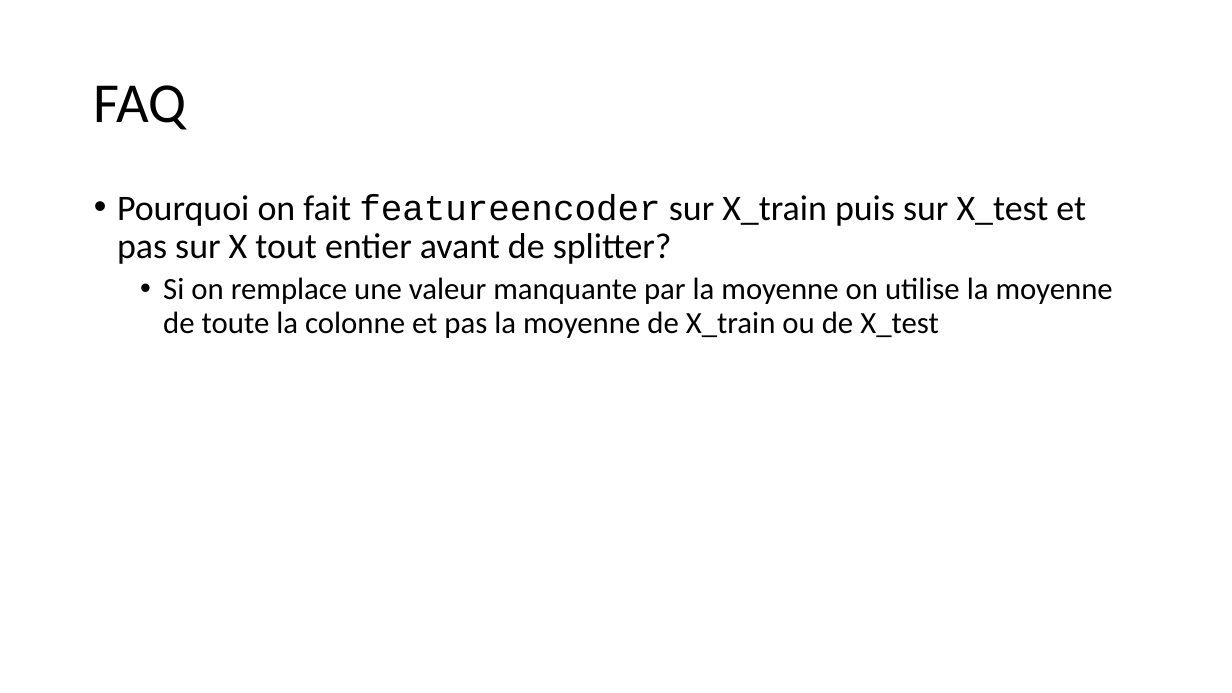
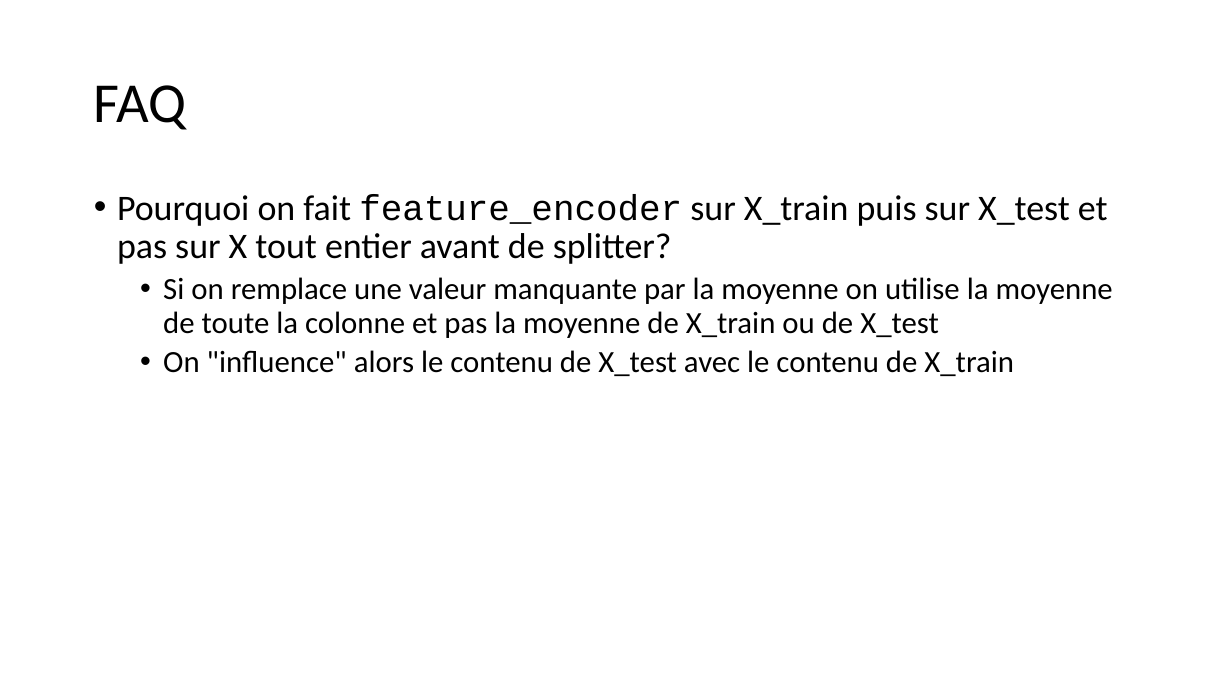
Before and after one commit to 40tude/Data_Essentials_Stage_Oct_2023, a slide deck: slide 45 of 00_notes_de_stage.pptx (slide 41 before the commit). Drawn at 1232x693 pixels with LibreOffice and Linux fonts; fonts in the diff are those of the drawing. Boxes give left, top, right and bottom in pixels: in the first picture for what was removed or moved away, otherwise in the second. Text is boxed around its words. In the diff, an @@ line names an element or a change of style, - is before the commit and + after.

```diff
--- a/00_notes_de_stage.pptx
+++ b/00_notes_de_stage.pptx
@@ text at (117,194,1108,264): text changed @@
-• Pourquoi on fait featureencoder sur X_train puis sur X_test et pas sur X tout entier avant de splitter?
+• Pourquoi on fait feature_encoder sur X_train puis sur X_test et pas sur X tout entier avant de splitter?
@@ text at (163,350,1014,376): paragraph added @@
+  • On "influence" alors le contenu de X_test avec le contenu de X_train
```
Also in this commit, not shown: 15 other slides changed, 6 slides added, 7 other files.
